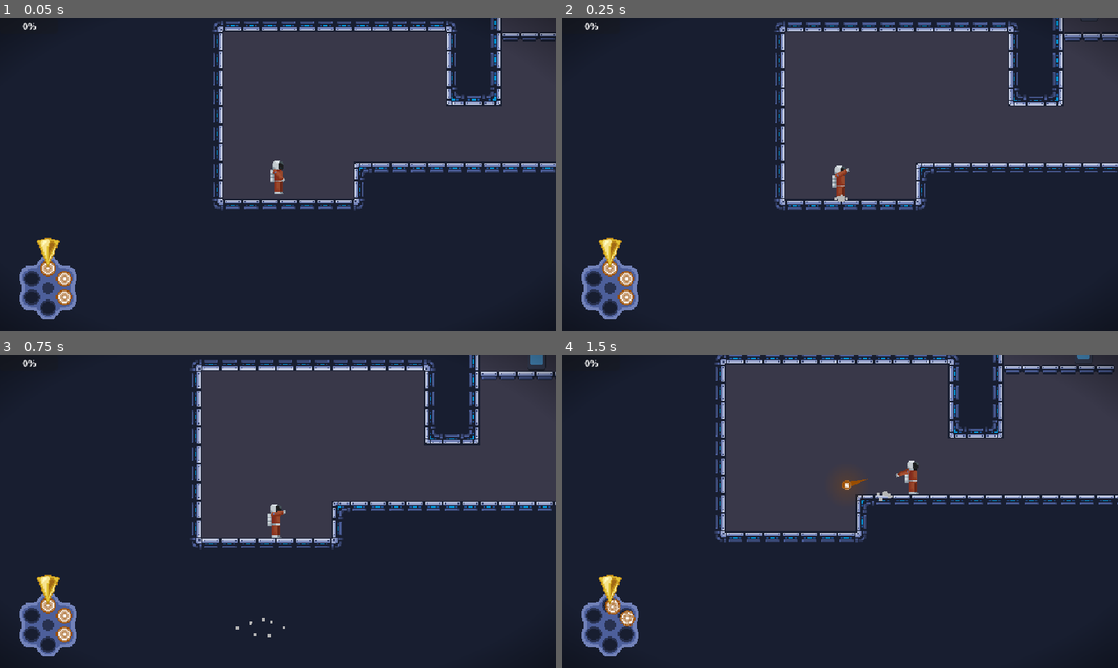
Above: before the commit, frames 1-4 (two rows, left to right).
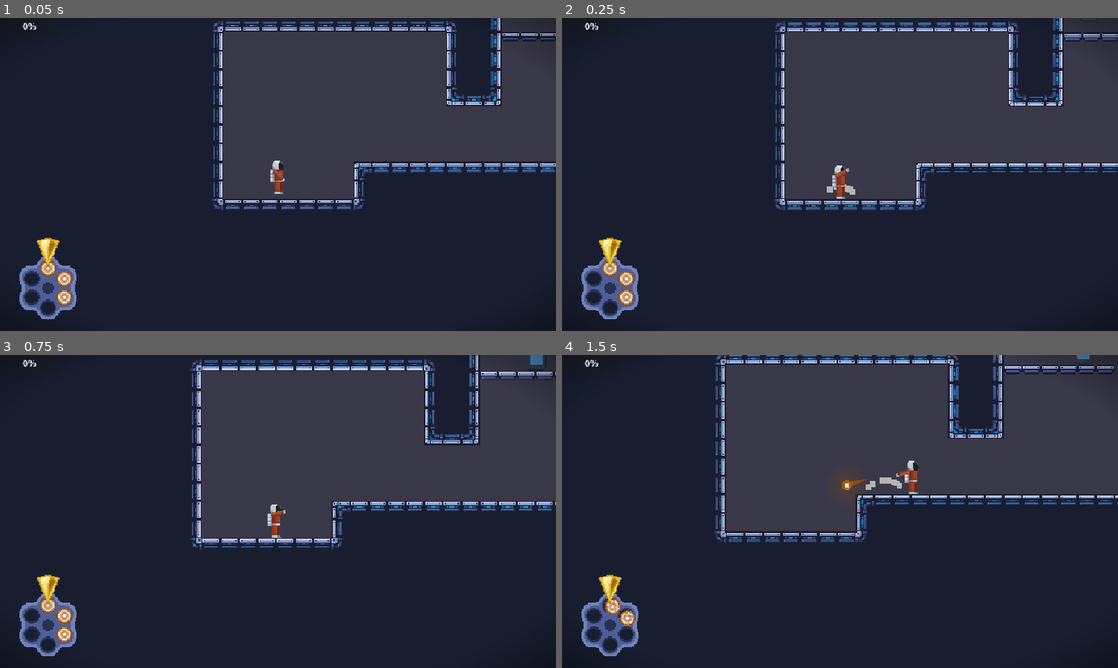
Above: after the commit, the same moments.

Repository: ygda-org/revolver
Game: Godot game, scene res://main/main.tscn
The game is run twice, just before and just after one commit, with the same random seed, the same clock (stepped at 60 frames per second) and the same inputs. The engine's default icon, where the game draws it, is replaced by a stand-in: a white triangle on a blue panel in a dark square. Sound files missing from this copy of the repository are replaced by a short silence.
Inputs (mouse positions are in pixels of both pictures, inside the frame that each line leads up to):
- Up to frame 1 (0.05 s): no input
- Up to frame 2 (0.25 s): no input
- Up to frame 3 (0.75 s): tap Enter (ui_accept) at 0.5 s; move the mouse to (400, 495) at 0.52 s; hold D (right) from 0.53 s (still down); hold S (drop) from 0.53 s (still down)
- Up to frame 4 (1.5 s): keep holding D (right); tap Space (jump) at 0.77 s; move the mouse to (728, 527) at 1.27 s; release S (drop) at 1.28 s; click (728, 527) at 1.35 s

Frame 1 is identical in both runs. In frame 2, 0.1% of the frame differs, in the area x 47-53%, y 53-59%; in frame 3, less than 0.1%; in frame 4, 0.2%, in the area x 54-62%, y 39-47%.

Commit message:
Update player.tscn

Diff:
--- a/player/player.tscn
+++ b/player/player.tscn
@@ -154,16 +154,18 @@
 one_shot = true
 
 [node name="GroundParticles" type="CPUParticles2D" parent="." unique_id=944127101]
+z_index = -1
 position = Vector2(0, 16)
 emitting = false
+lifetime = 0.49
 one_shot = true
 explosiveness = 1.0
 direction = Vector2(0, -1)
 gravity = Vector2(0, 500)
-initial_velocity_min = 29.76
-initial_velocity_max = 56.94
-scale_amount_min = 2.0
-scale_amount_max = 3.0
+initial_velocity_min = 104.58
+initial_velocity_max = 104.58
+scale_amount_min = 5.0
+scale_amount_max = 5.0
 color = Color(0.7121294, 0.7121294, 0.71212935, 1)
 
 [connection signal="area_entered" from="CenterArmPivot/Arm/ParryHitbox" to="." method="_on_parry_hitbox_area_entered"]
